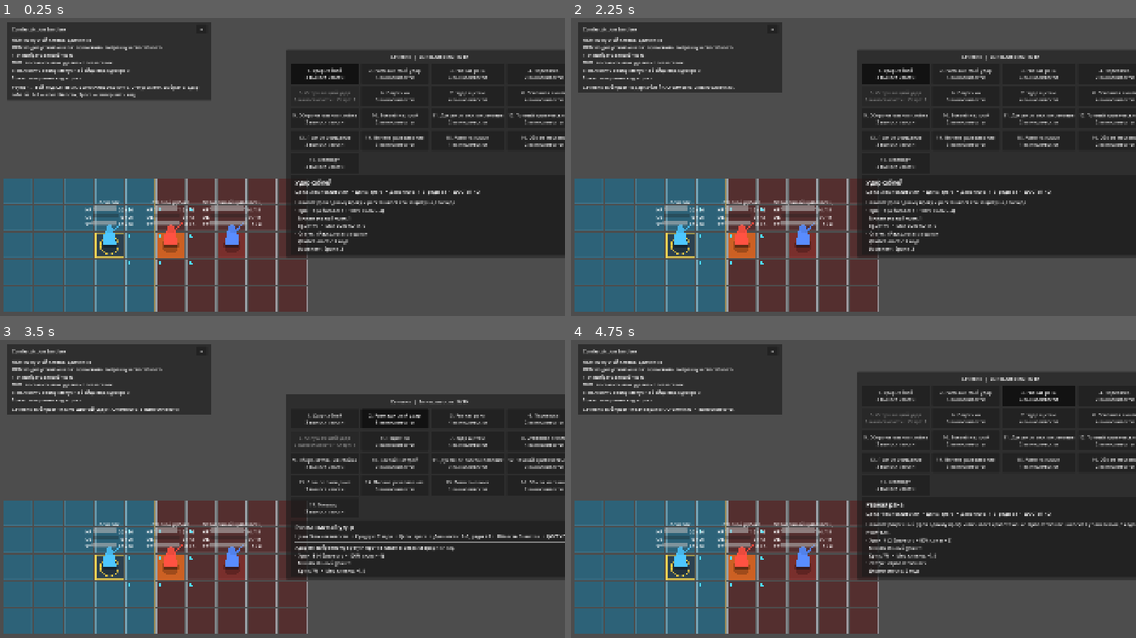
Above: before the commit, frames 1-4 (two rows, left to right).
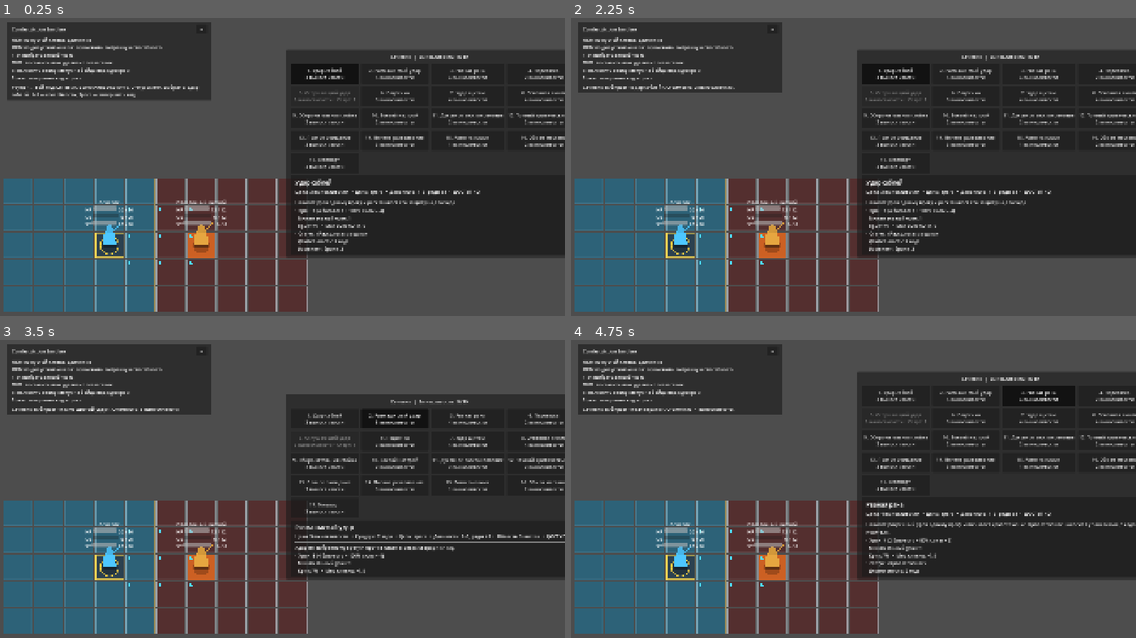
Above: after the commit, the same moments.

Repository: DanilNikolin/kleynod-steppe-frontier
Game: Godot game, scene res://scenes/debug/battle_grid_sandbox.tscn
Two runs of this game, one before a commit and one after it. Both use one fixed random seed, a clock stepped at 60 frames per second and the inputs below. The project has no main scene, so this scene is started directly.
Inputs:
- Up to frame 1 (0.25 s): no input
- Up to frame 2 (2.25 s): click "−" at 0.5 s; click "+" at 1.25 s; click "1. Удар саблей 3 выносливости" at 2 s
- Up to frame 3 (3.5 s): click "2. Размашистый удар 5 выносли…" at 2.75 s
- Up to frame 4 (4.75 s): click "1. Удар саблей 3 выносливости" at 3.5 s; click "3. Рваная рана 4 выносливости" at 4.25 s

The runs differ from the first frame. In frame 1, 2.1% of the frame differs, in the area x 26-47%, y 60-81%; in frame 2, 2.1%; in frame 3, 2.1%; in frame 4, 2.1%.

Commit message:
test(debug): validate utility AI harmful status scoring

Diff:
--- /dev/null
+++ b/content/combatants/debug/debug_steppe_disabler.tres
@@ -0,0 +1,22 @@
+[gd_resource type="Resource" script_class="CombatantDefinition" format=3]
+
+[ext_resource type="Script" uid="uid://djbs8im0vo51" path="res://core/battle/combatants/combatant_definition.gd" id="1_definition"]
+[ext_resource type="PackedScene" uid="uid://frc3c1tiqsau" path="res://presentation/battle/combatants/placeholder_combatant_visual.tscn" id="2_visual"]
+[ext_resource type="Resource" path="res://content/loadouts/debug/debug_steppe_disabler_loadout.tres" id="3_loadout"]
+
+[resource]
+script = ExtResource("1_definition")
+definition_id = &"combatant_debug_steppe_disabler"
+display_name = "Отладочный ловчий"
+description = "Временный враг для проверки Utility AI harmful status scoring."
+default_loadout = ExtResource("3_loadout")
+base_strength = 2
+base_agility = 3
+base_spirit = 1
+max_health = 12
+base_armor = 1
+max_stamina = 6
+stamina_regeneration = 3
+base_initiative = 3
+visual_scene = ExtResource("2_visual")
+visual_tint = Color(0.9, 0.65, 0.25, 1)
--- a/content/encounters/debug/debug_skirmish_2v2.tres
+++ b/content/encounters/debug/debug_skirmish_2v2.tres
@@ -3,9 +3,8 @@
 [ext_resource type="Script" uid="uid://btrmmugs1t8yq" path="res://core/battle/encounters/battle_encounter_definition.gd" id="1_encounter"]
 [ext_resource type="Script" uid="uid://blbixnlpyjeaf" path="res://core/battle/encounters/combatant_spawn_definition.gd" id="2_spawn"]
 [ext_resource type="Resource" uid="uid://b3fmtemw5g732" path="res://scenes/debug_sechevik.tres" id="3_player"]
-[ext_resource type="Resource" uid="uid://b4a26r5s863rx" path="res://content/combatants/debug/debug_steppe_raider.tres" id="4_enemy"]
-[ext_resource type="Resource" path="res://content/combatants/debug/debug_steppe_guarder.tres" id="5_guarder"]
-[ext_resource type="Script" uid="uid://2apyueuevyjk" path="res://core/battle/sides/battle_side_rules.gd" id="6_side_rules"]
+[ext_resource type="Resource" path="res://content/combatants/debug/debug_steppe_disabler.tres" id="4_disabler"]
+[ext_resource type="Script" uid="uid://2apyueuevyjk" path="res://core/battle/sides/battle_side_rules.gd" id="5_side_rules"]
 
 [sub_resource type="Resource" id="Resource_player_1"]
 script = ExtResource("2_spawn")
@@ -14,27 +13,20 @@
 team_id = &"team_player"
 coordinate = Vector2i(3, 2)
 
-[sub_resource type="Resource" id="Resource_enemy_guard_target"]
+[sub_resource type="Resource" id="Resource_enemy_disabler"]
 script = ExtResource("2_spawn")
-instance_id = &"enemy_guard_target"
-combatant_definition = ExtResource("4_enemy")
+instance_id = &"enemy_disabler"
+combatant_definition = ExtResource("4_disabler")
 team_id = &"team_enemy"
-coordinate = Vector2i(5, 2)
-
-[sub_resource type="Resource" id="Resource_enemy_guarder"]
-script = ExtResource("2_spawn")
-instance_id = &"enemy_guarder"
-combatant_definition = ExtResource("5_guarder")
-team_id = &"team_enemy"
-coordinate = Vector2i(7, 2)
+coordinate = Vector2i(6, 2)
 
 [sub_resource type="Resource" id="Resource_side_rules"]
-script = ExtResource("6_side_rules")
+script = ExtResource("5_side_rules")
 
 [resource]
 script = ExtResource("1_encounter")
 encounter_id = &"debug_skirmish_2v2"
-display_name = "Отладка Utility AI guard"
-description = "Проверка guard scoring: щитоносец должен дать оборону союзнику или себе."
+display_name = "Отладка Utility AI harmful status"
+description = "Проверка harmful status scoring: ловчий должен выбрать Подсечку и наложить обездвиживание на игрока."
 side_rules = SubResource("Resource_side_rules")
-combatant_spawns = Array[ExtResource("2_spawn")]([SubResource("Resource_player_1"), SubResource("Resource_enemy_guard_target"), SubResource("Resource_enemy_guarder")])
+combatant_spawns = Array[ExtResource("2_spawn")]([SubResource("Resource_player_1"), SubResource("Resource_enemy_disabler")])
--- /dev/null
+++ b/content/loadouts/debug/debug_steppe_disabler_loadout.tres
@@ -0,0 +1,12 @@
+[gd_resource type="Resource" script_class="CombatantLoadoutDefinition" format=3]
+
+[ext_resource type="Script" uid="uid://bis4duqvyinf4" path="res://core/battle/loadouts/combatant_loadout_definition.gd" id="1_loadout"]
+[ext_resource type="Script" uid="uid://dkivlbn8e06qo" path="res://core/battle/abilities/ability_definition.gd" id="2_ability"]
+[ext_resource type="Resource" uid="uid://h4ya3an67co3" path="res://content/abilities/debug/debug_hamstring.tres" id="3_hamstring"]
+
+[resource]
+script = ExtResource("1_loadout")
+loadout_id = &"loadout_debug_steppe_disabler"
+display_name = "Отладочный ловчий"
+default_ability_id = &"ability_hamstring"
+abilities = Array[ExtResource("2_ability")]([ExtResource("3_hamstring")])
Not shown, changed: godot_focused_context.py
